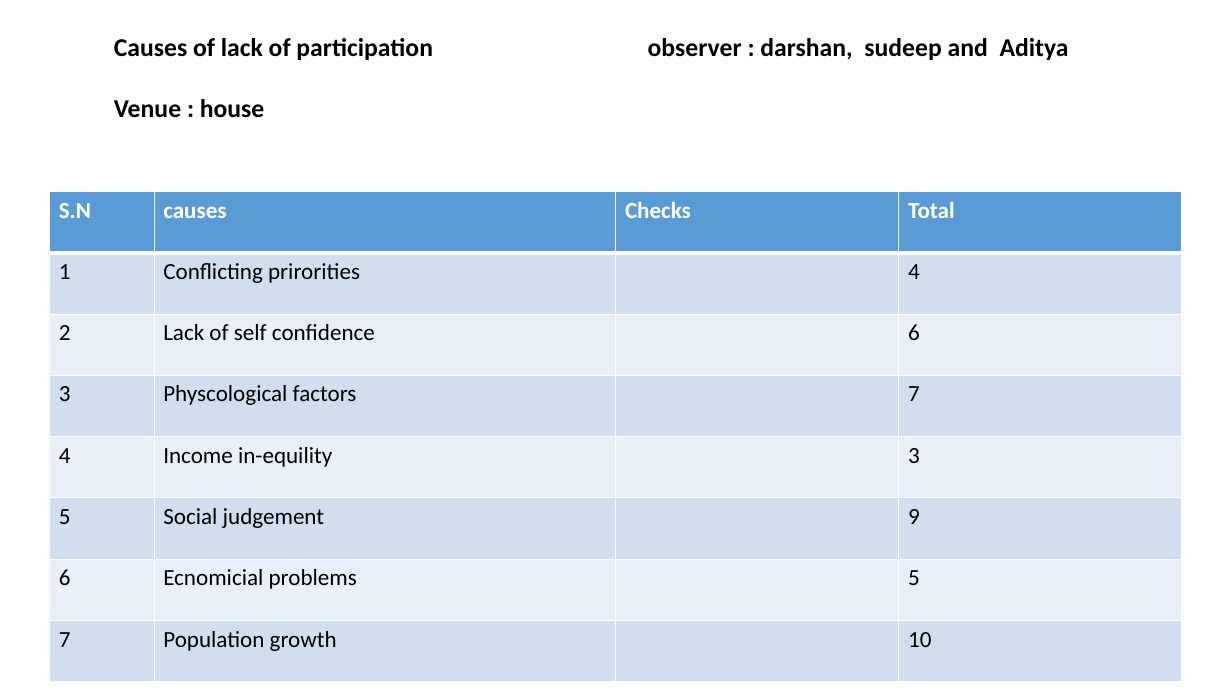
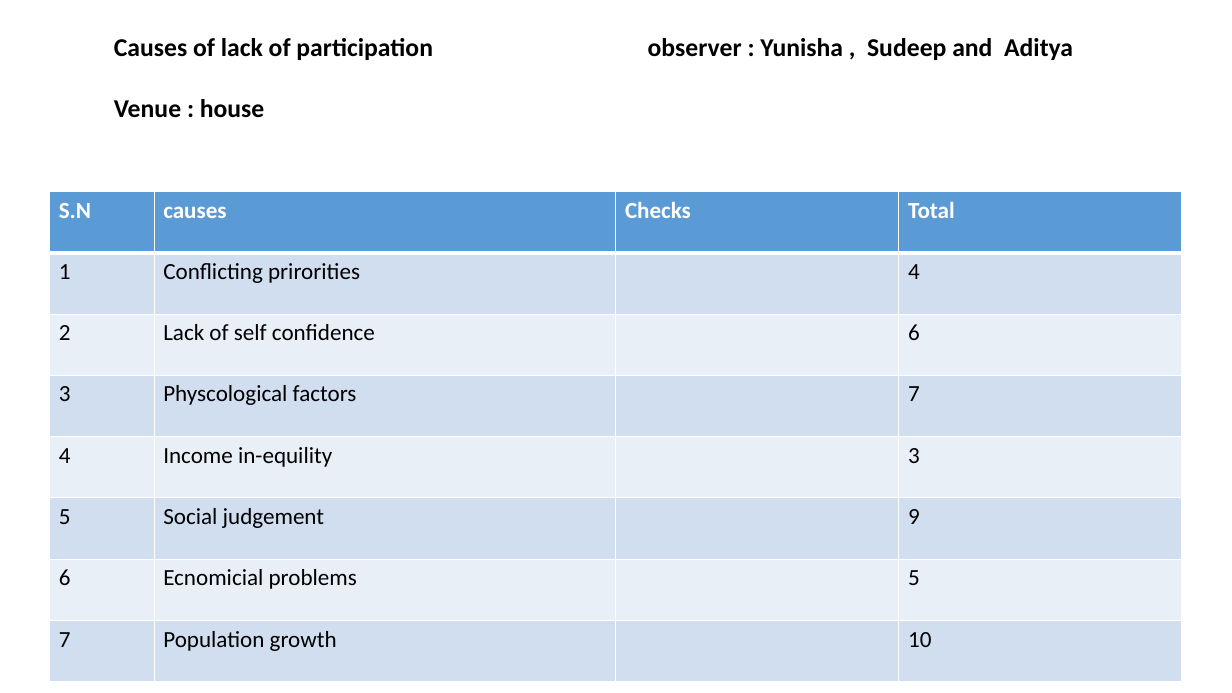
Before and after one commit to Sudeepdeve/Why-Why-, a slide deck: slide 2 of final.pptx. Drawn at 1232x693 pixels with LibreOffice and Linux fonts; fonts in the diff are those of the drawing. Boxes give left, top, right and bottom in pixels: in the first picture for what was removed or moved away, otherwise in the second. Text is boxed around its words. In the diff, an @@ line names an element or a change of style, - is before the commit and + after.

```diff
--- a/final.pptx
+++ b/final.pptx
@@ text at [114, 38, 1073, 60]: text changed @@
-Causes of lack of participation observer : darshan, sudeep and Aditya
+Causes of lack of participation observer : Yunisha , Sudeep and Aditya
```
Also in this commit, not shown: 2 other slides changed.
